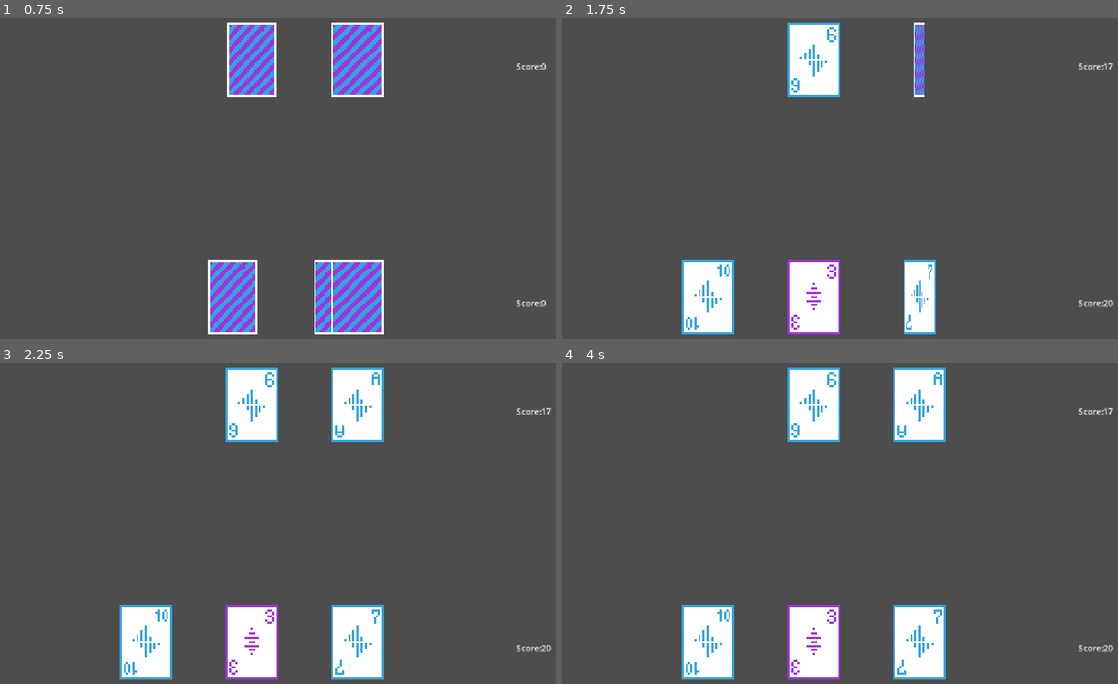
Above: before the commit, frames 1-4 (two rows, left to right).
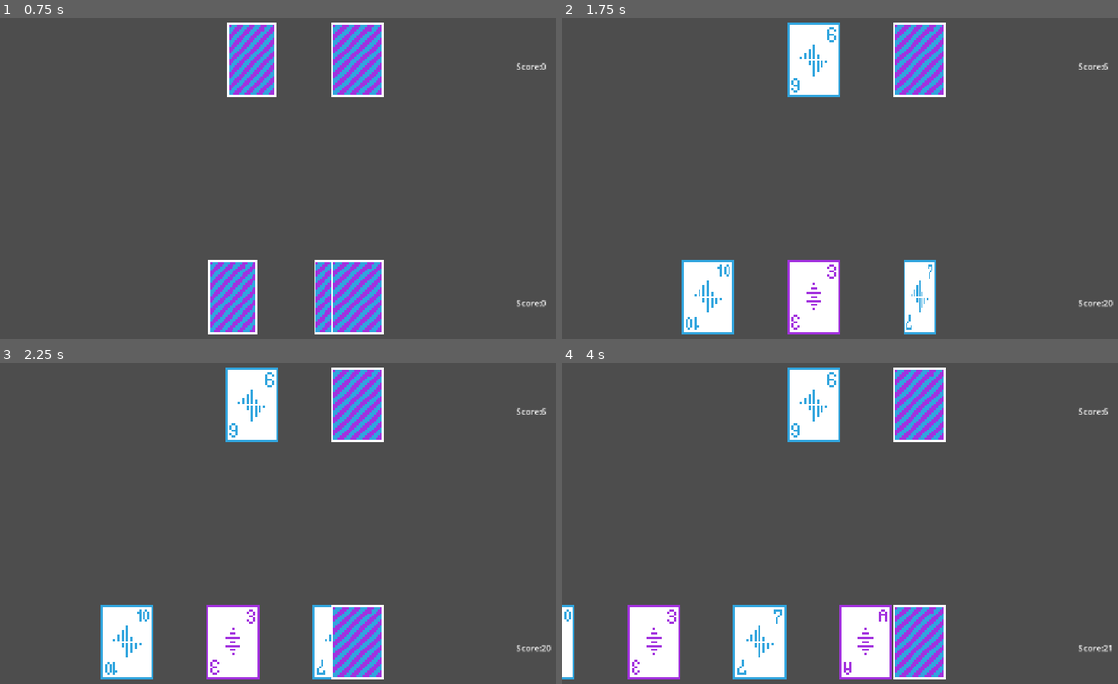
Above: after the commit, the same moments.

Repository: Nitro-87/blackjack
Game: Godot game, scene res://table.tscn
The game is run twice, just before and just after one commit, with the same random seed, the same clock (stepped at 60 frames per second) and the same inputs.
Inputs:
- Up to frame 1 (0.75 s): tap Enter at 0.5 s; tap Space (hit) at 0.6 s
- Up to frame 2 (1.75 s): tap Shift (stand) at 0.8, 1.35 s; tap Space (hit) at 1.55 s
- Up to frame 3 (2.25 s): tap Space (hit) at 2.1 s
- Up to frame 4 (4 s): tap Shift (stand) at 2.3, 2.85, 3.8 s; tap Space (hit) at 3.05, 3.6 s

Frame 1 is identical in both runs. In frame 2, 2.0% of the frame differs, in the area x 59-100%, y 1-25%; in frame 3, 8.9%; in frame 4, 16%, in the area x 0-100%, y 1-99%.

Commit message:
added bust/push/win behaviour

Diff:
--- a/card.gd
+++ b/card.gd
@@ -36,6 +36,7 @@
 	tween.tween_callback( func():
 		var new_texture = load(card_texture())
 		$Sprite2D.texture = new_texture
+		flipped = true
 	)
 	tween.tween_property(self, "scale:x", 1, 0.25)
-	flipped = true
+	await tween.finished
--- a/table.gd
+++ b/table.gd
@@ -6,6 +6,8 @@
 var deck = []
 var player_hand = []
 var dealer_hand = []
+var player_score = 0
+var dealer_score = 0
 var dealer_hidden = null
 var player_turn = true
 
@@ -42,13 +44,20 @@
 	return total
 
 func hit():
+	player_turn = false
 	for card in player_hand:
 		var tween = create_tween()
 		tween.tween_property(card, "position:x", card.position.x - 200, 0.75)
 	var new_card = deal_card()
 	player_hand.append(new_card)
 	new_card.position = $PlayerHand/Card2.global_position
-	new_card.flip()
+	await new_card.flip()
+
+	player_score = hand_value(player_hand)
+	if player_score > 21:
+		$result.text = "Bust"
+	else:
+		player_turn = true
 
 func dealer_hit():
 	for card in dealer_hand:
@@ -57,16 +66,25 @@
 	var new_card = deal_card()
 	dealer_hand.append(new_card)
 	new_card.position = $DealerHand/DCard2.global_position
-	new_card.flip()
+	await new_card.flip()
 
 func stand():
 	player_turn = false
-	dealer_hidden.flip()
-	await get_tree().create_timer(1.5).timeout
+	await dealer_hidden.flip()
 	while hand_value(dealer_hand) < 17:
-		dealer_hit()
-		await get_tree().create_timer(1.0).timeout
+		await dealer_hit()
 
+	dealer_score = hand_value(dealer_hand)
+	await get_tree().create_timer(0.5).timeout
+
+	if dealer_score > 21:
+		$result.text = "Dealer Busts"
+	elif player_score > dealer_score:
+		$result.text = "Player wins"
+	elif dealer_score > player_score:
+		$result.text = "Dealer Wins"
+	else:
+		$result.text = "Push"
 
 func _ready() -> void:
 	new_deck()
@@ -97,12 +115,15 @@
 		hit()
 
 func _process(delta: float) -> void:
+
 	if player_hand == null:
 		$PlayerHand/total.text = ("Score:" + str(0))
 	else:
-		$PlayerHand/total.text = ("Score:" + str(hand_value(player_hand)))
+		player_score = hand_value(player_hand)
+		$PlayerHand/total.text = ("Score:" + str(player_score))
 
 	if dealer_hand == null:
 		$DealerHand/dtotal.text = ("Score:" + str(0))
 	else:
-		$DealerHand/dtotal.text = ("Score:" + str(hand_value(dealer_hand)))
+		dealer_score = hand_value(dealer_hand)
+		$DealerHand/dtotal.text = ("Score:" + str(dealer_score))
--- a/table.tscn
+++ b/table.tscn
@@ -40,3 +40,10 @@
 offset_right = 444.0
 offset_bottom = 23.0
 text = "Total:"
+
+[node name="result" type="Label" parent="." unique_id=1606853642]
+anchors_preset = -1
+offset_left = 576.0
+offset_top = 324.0
+offset_right = 624.0
+offset_bottom = 347.0
